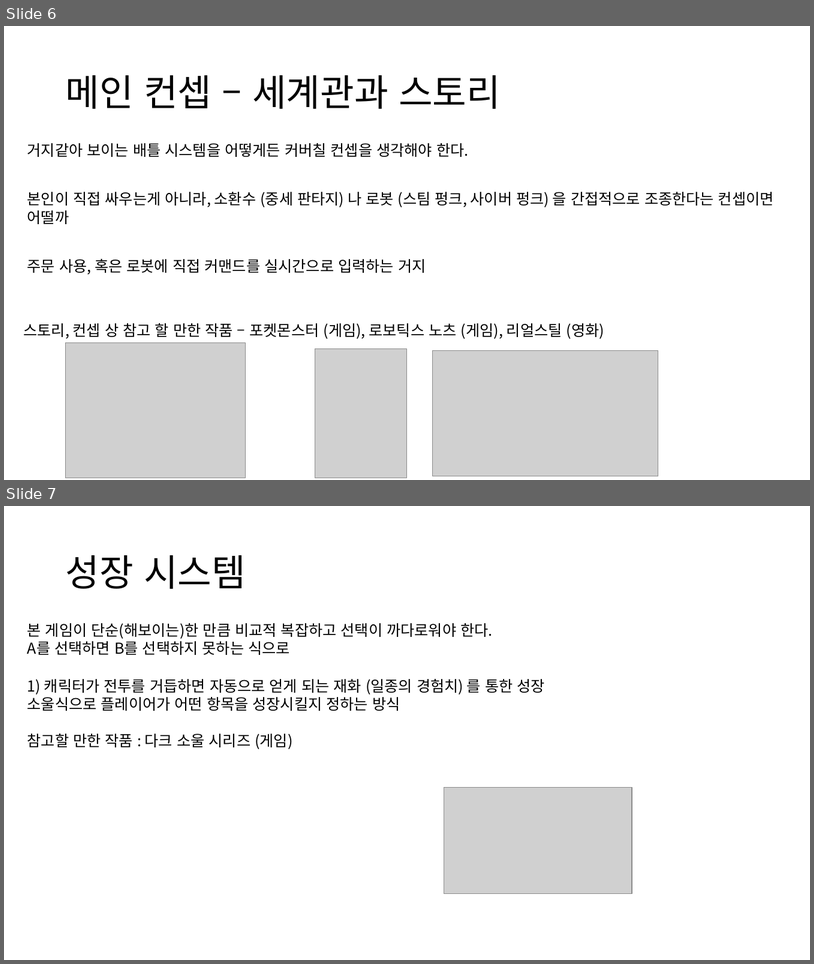
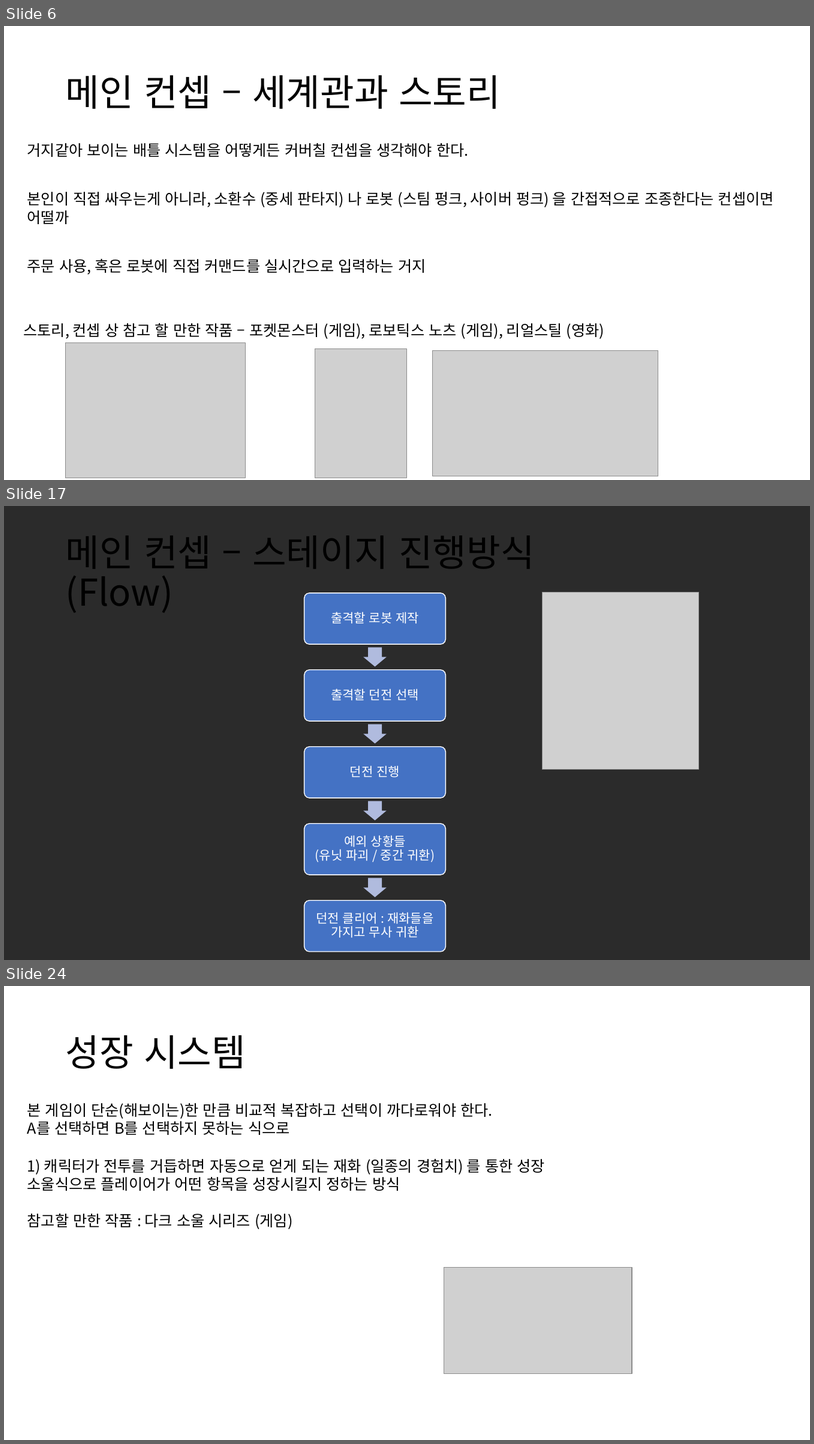
Before and after one commit to Noanswers/ProjectBono, a slide deck: 메인 기획서.pptx. Shown one above the other, each under a label of ours: slides 6 and 7 before the commit, slides 6, 17 and 24 after it; the slides between them are not shown. The pictures are 814x964 and 814x1444 pixels, drawn with LibreOffice and Linux fonts; fonts in the diff are those of the drawing; grey boxes stand for pictures; background and template pictures are left out; a plain dark background stands for a picture behind light text. Boxes give left, top, right and bottom in pixels: in the first picture for what was removed or moved away, otherwise in the second. Text is boxed around its words. In the diff, an @@ line names an element or a change of style, - is before the commit and + after.

Commit message:
Editorconfig, 메인 기획서

```diff
--- a/메인 기획서.pptx
+++ b/메인 기획서.pptx
@@ slide 17 added at (4,506,810,960), background picture (left out) @@
@@ title added at (65,535,535,612), 44 pt, text #000000 @@
+메인 컨셉 – 스테이지 진행방식
+(Flow)
@@ picture added at (542,592,699,769) @@
@@ group added at (305,593,446,952): 5 rounded rectangles, 5 texts, 4 right arrows @@
+출격할 로봇 제작
+출격할 던전 선택
+던전 진행
+예외 상황들
+(유닛 파괴 / 중간 귀환)
+던전 클리어 : 재화들을 가지고 무사 귀환
@@ what was slide 7 is now slide 24 @@
```
Also in this commit, not shown: 2 slides changed, 18 other slides added, 1 other file.
